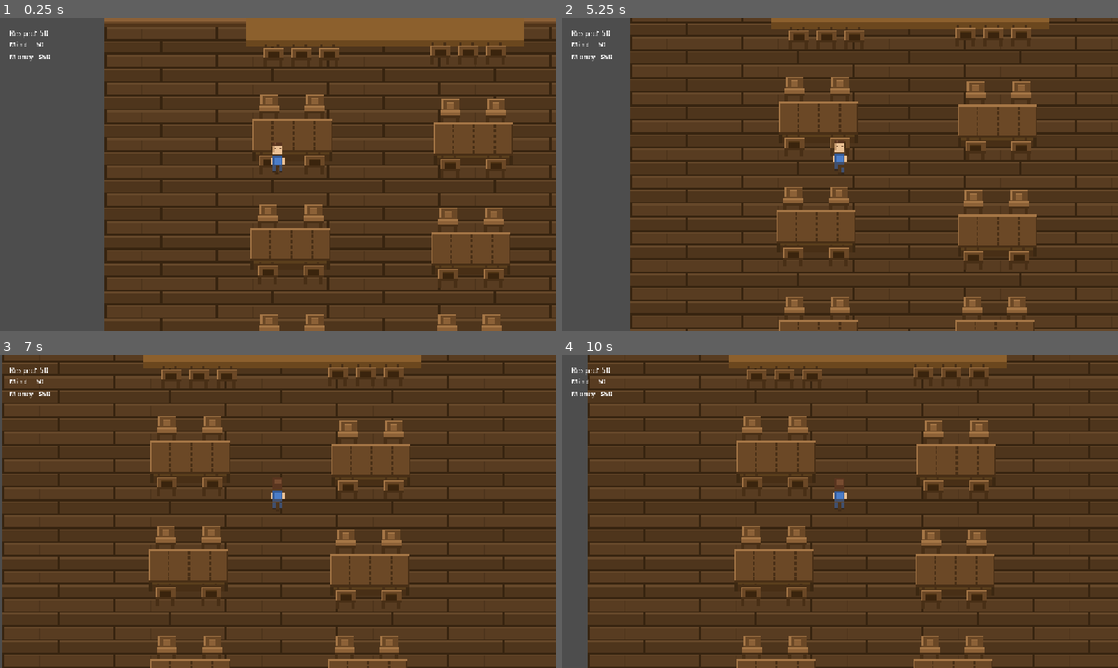
Above: before the commit, frames 1-4 (two rows, left to right).
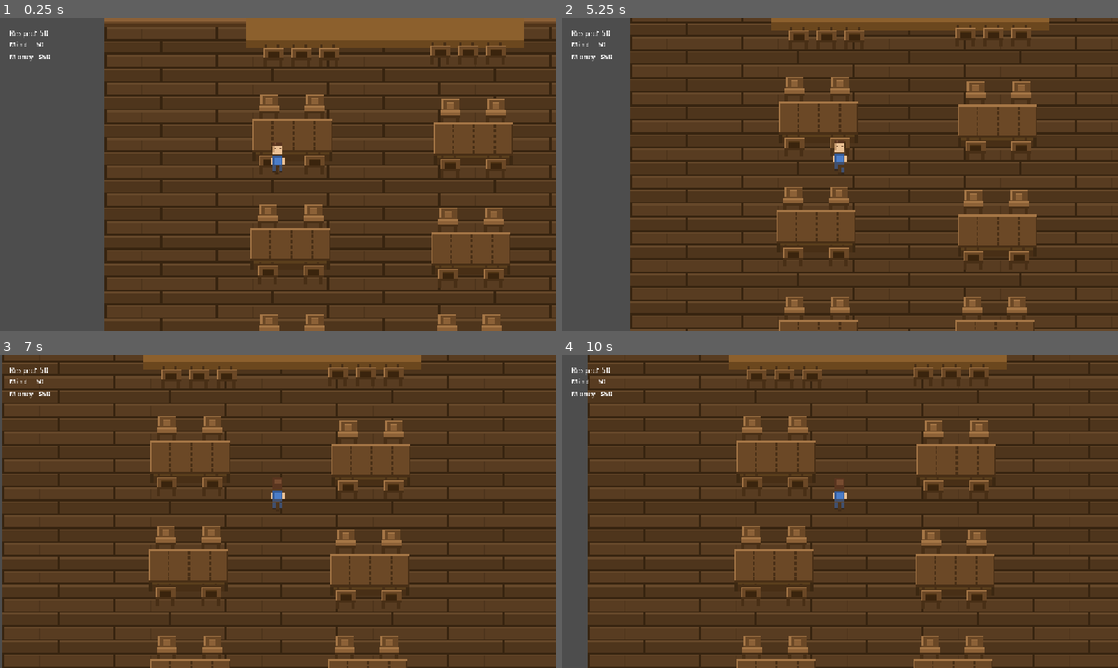
Above: after the commit, the same moments.

Repository: daniilbug/Drunkheads
Game: Godot game, scene res://scenes/hub/bar.tscn
Same seed, same stepped clock (60 frames per second), same inputs: the game is played once before the commit and once after it. This scene is started directly instead of the project's main scene.
Inputs:
- Up to frame 1 (0.25 s): no input
- Up to frame 2 (5.25 s): tap Enter at 0.5, 2, 4.25 s; hold D (right) 0.53-1.28 s; hold E (interact) 0.53-1.28 s; tap Space at 1.25, 3.5, 5 s; hold S (down) 1.28-2.03 s; tap Q (take) at 1.35, 2.85, 4.35 s; hold D (right) 2.03-2.78 s; hold E (interact) 2.03-2.78 s; hold W (up) 2.78-3.53 s; hold E (interact) 3.53-4.28 s; hold A (left) 3.53-5.03 s; hold S (down) from 5.03 s (still down); hold E (interact) from 5.03 s (still down)
- Up to frame 3 (7 s): release S (down) at 5.78 s; release E (interact) at 5.78 s; hold D (right) 5.78-6.53 s; tap Q (take) at 5.85 s; hold W (up) from 6.53 s (still down); hold E (interact) from 6.53 s (still down)
- Up to frame 4 (10 s): release W (up) at 7.28 s; release E (interact) at 7.28 s; hold D (right) 7.28-8.03 s; tap Q (take) at 7.35, 8.85 s; hold S (down) 8.03-8.78 s; hold E (interact) 8.03-8.78 s; hold A (left) 8.78-9.53 s; hold W (up) from 9.53 s (still down); hold E (interact) from 9.53 s (still down)

The runs differ from the first frame. In frame 1, 0.2% of the frame differs, in the area x 44-95%, y 9-10%; in frame 2, 0.2%; in frame 3, 0.2%; in frame 4, 0.2%, in the area x 30-80%, y 4-5%.

Commit message:
Fix bartender chairs

Diff:
--- a/scenes/hub/bar/bartender.tscn
+++ b/scenes/hub/bar/bartender.tscn
@@ -12,6 +12,7 @@
 size = Vector2(21.5, 13)
 
 [node name="Bartender" type="StaticBody2D" unique_id=208033558]
+y_sort_enabled = true
 script = ExtResource("1_611q6")
 
 [node name="CollisionShape2D" type="CollisionShape2D" parent="." unique_id=486637219]
@@ -41,34 +42,32 @@
 
 [node name="DropPlaces" type="Node2D" parent="." unique_id=1724788350]
 
-[node name="DropPlace1" parent="DropPlaces" unique_id=16125788 instance=ExtResource("3_611q6")]
-position = Vector2(0, -7)
+[node name="DropPlace1" parent="DropPlaces" unique_id=578939736 instance=ExtResource("3_611q6")]
+position = Vector2(16, -5)
 
-[node name="DropPlace2" parent="DropPlaces" unique_id=578939736 instance=ExtResource("3_611q6")]
-position = Vector2(16, -7)
+[node name="DropPlace2" parent="DropPlaces" unique_id=1296842302 instance=ExtResource("3_611q6")]
+position = Vector2(-16, -5)
 
-[node name="DropPlace3" parent="DropPlaces" unique_id=1296842302 instance=ExtResource("3_611q6")]
-position = Vector2(-16, -7)
+[node name="DropPlace3" parent="DropPlaces" unique_id=1358371655 instance=ExtResource("3_611q6")]
+position = Vector2(32, -5)
 
-[node name="DropPlace4" parent="DropPlaces" unique_id=1358371655 instance=ExtResource("3_611q6")]
-position = Vector2(32, -7)
+[node name="DropPlace4" parent="DropPlaces" unique_id=834784061 instance=ExtResource("3_611q6")]
+position = Vector2(-32, -5)
 
-[node name="DropPlace5" parent="DropPlaces" unique_id=834784061 instance=ExtResource("3_611q6")]
-position = Vector2(-32, -7)
+[node name="DropPlace5" parent="DropPlaces" unique_id=2085039786 instance=ExtResource("3_611q6")]
+position = Vector2(48, -5)
 
-[node name="DropPlace6" parent="DropPlaces" unique_id=2085039786 instance=ExtResource("3_611q6")]
-position = Vector2(48, -7)
+[node name="DropPlace6" parent="DropPlaces" unique_id=113572129 instance=ExtResource("3_611q6")]
+position = Vector2(-48, -5)
 
-[node name="DropPlace7" parent="DropPlaces" unique_id=113572129 instance=ExtResource("3_611q6")]
-position = Vector2(-48, -7)
+[node name="DropPlace7" parent="DropPlaces" unique_id=728145529 instance=ExtResource("3_611q6")]
+position = Vector2(-64, -5)
 
-[node name="DropPlace8" parent="DropPlaces" unique_id=728145529 instance=ExtResource("3_611q6")]
-position = Vector2(-64, -7)
-
-[node name="DropPlace9" parent="DropPlaces" unique_id=1059687684 instance=ExtResource("3_611q6")]
-position = Vector2(64, -7)
+[node name="DropPlace8" parent="DropPlaces" unique_id=1059687684 instance=ExtResource("3_611q6")]
+position = Vector2(64, -5)
 
 [node name="Chairs" type="Node2D" parent="." unique_id=1276897511]
+y_sort_enabled = true
 
 [node name="Chair1" parent="Chairs" unique_id=585785857 instance=ExtResource("4_juoo6")]
 position = Vector2(-64, 15)
